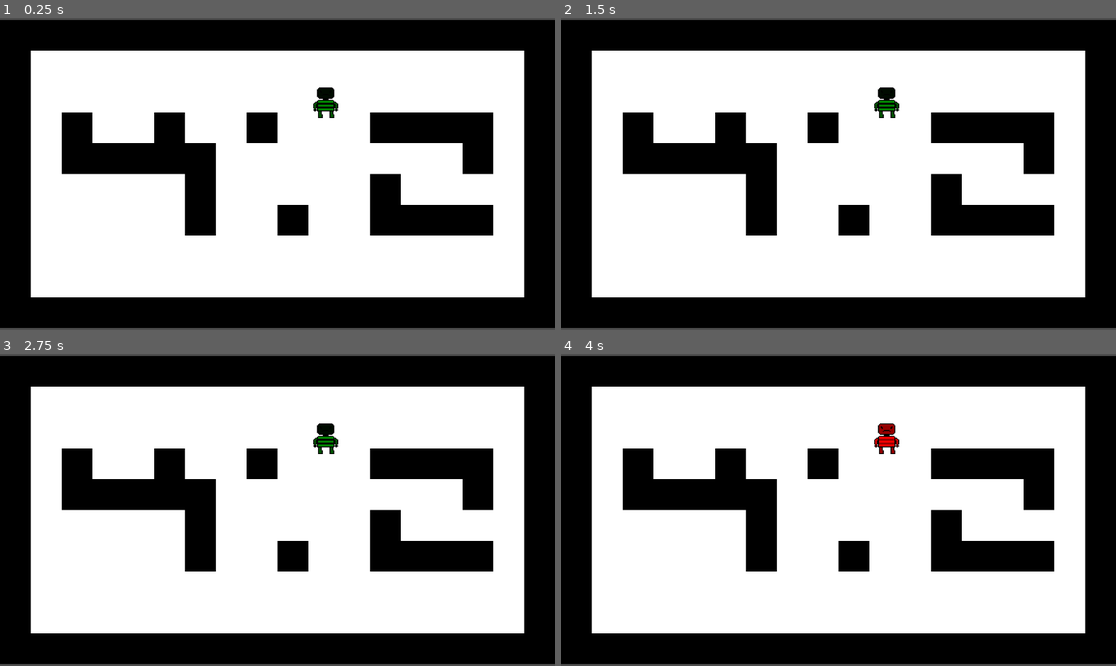
Above: before the commit, frames 1-4 (two rows, left to right).
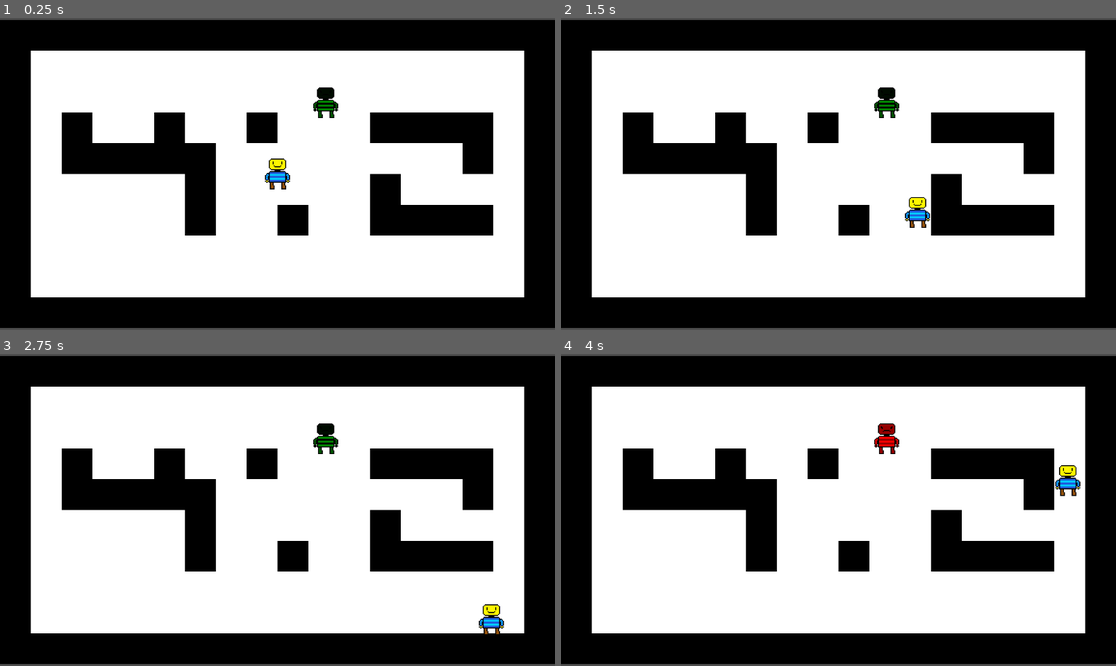
Above: after the commit, the same moments.

Repository: LegoMaster7001/fargo-game-jam-2025
Game: Godot game, scene res://Scenes/Game.tscn
Same seed, same stepped clock (60 frames per second), same inputs: the game is played once before the commit and once after it. The engine's default icon, where the game draws it, is replaced by a stand-in: a white triangle on a blue panel in a dark square.
Inputs:
- Up to frame 1 (0.25 s): no input
- Up to frame 2 (1.5 s): tap Enter at 0.5 s; hold Right (ui_right) 0.53-1.28 s; hold Space (action, bound only before the commit) 0.53-1.28 s; hold Down (ui_down) from 1.28 s (still down); tap Space (action, bound only before the commit) at 1.35 s
- Up to frame 3 (2.75 s): release Down (ui_down) at 2.03 s; hold Right (ui_right) from 2.03 s (still down); hold Space (action, bound only before the commit) from 2.03 s (still down)
- Up to frame 4 (4 s): release Right (ui_right) at 2.78 s; release Space (action, bound only before the commit) at 2.78 s; hold Up (ui_up) 2.78-3.53 s; tap Space (action, bound only before the commit) at 2.85 s; hold Left (ui_left) from 3.53 s (still down); hold Space (action, bound only before the commit) from 3.53 s (still down)

The runs differ from the first frame. In frame 1, 0.3% of the frame differs, in the area x 47-53%, y 44-56%; in frame 2, 0.3%, in the area x 61-67%, y 57-68%; in frame 3, 0.3%; in frame 4, 0.3%.
Error before the commit: Invalid access to property or key 'global_position' on a base object of type 'null instance'. (res://Scripts/enemy.gd:21)
Error after the commit: Invalid access to property or key 'global_position' on a base object of type 'Nil'. (res://Scripts/enemy.gd:19)

Commit message:
Revert "Feat/groundies"

Diff:
--- a/Scripts/Player.gd
+++ b/Player.gd
@@ -1,9 +1,6 @@
 extends CharacterBody2D
 
 const speed = 100
-
-@export var enemy: Enemy
-@export var groundies_area: GroundiesArea
 var dir : Vector2
 
 func _physics_process(delta: float):
@@ -14,9 +11,3 @@
 	dir.x = Input.get_axis("ui_left", "ui_right")
 	dir.y = Input.get_axis("ui_up", "ui_down")
 	dir = dir.normalized()
-
-	if event.is_action_pressed("action"):
-		groundies_area.call_groundies()
-
-	if event.is_action_pressed("debug_flip_role"):
-		enemy.flip_role()
--- a/Scenes/Game.tscn
+++ b/Scenes/Game.tscn
@@ -1,9 +1,8 @@
-[gd_scene load_steps=9 format=4 uid="uid://cxee8n6fod8oc"]
+[gd_scene load_steps=7 format=4 uid="uid://cxee8n6fod8oc"]
 
 [ext_resource type="Texture2D" uid="uid://cvj7th2nvu8uj" path="res://Images/2pixels.png" id="1_j5yw3"]
-[ext_resource type="PackedScene" uid="uid://vp2oiwo0fmc" path="res://Scenes/player.tscn" id="2_j5yw3"]
-[ext_resource type="PackedScene" uid="uid://bj3da0w8h862g" path="res://Scenes/enemy.tscn" id="3_kldst"]
-[ext_resource type="PackedScene" uid="uid://cj40knw577kg4" path="res://Scenes/groundies_area.tscn" id="4_kldst"]
+[ext_resource type="PackedScene" uid="uid://ktvyw4a0tc03" path="res://Scenes/player.tscn" id="2_j5yw3"]
+[ext_resource type="PackedScene" uid="uid://lrookntm6kpp" path="res://Scenes/enemy.tscn" id="3_kldst"]
 
 [sub_resource type="NavigationPolygon" id="NavigationPolygon_kldst"]
 vertices = PackedVector2Array(8, 8, -8, 8, -8, -8, 8, -8)
@@ -25,28 +24,16 @@
 custom_data_layer_0/type = 0
 sources/1 = SubResource("TileSetAtlasSource_b2bpf")
 
-[sub_resource type="RectangleShape2D" id="RectangleShape2D_b2bpf"]
-
 [node name="Node2D" type="Node2D"]
 
 [node name="TileMapLayer" type="TileMapLayer" parent="."]
 tile_map_data = PackedByteArray("AAD8//z/AQAAAAAAAAD8//3/AQAAAAAAAAD8//7/AQABAAAAAAD8////AQABAAAAAAD8/wAAAQAAAAAAAAD8/w …(2800 unchanged characters)…
 tile_set = SubResource("TileSet_kldst")
 
-[node name="Player" parent="." node_paths=PackedStringArray("enemy", "groundies_area") instance=ExtResource("2_j5yw3")]
-enemy = NodePath("../Enemy")
-groundies_area = NodePath("../GroundiesArea")
+[node name="Player" parent="." instance=ExtResource("2_j5yw3")]
 
 [node name="Camera2D" type="Camera2D" parent="."]
 zoom = Vector2(4, 4)
 
-[node name="Enemy" parent="." node_paths=PackedStringArray("player") instance=ExtResource("3_kldst")]
+[node name="Enemy" parent="." instance=ExtResource("3_kldst")]
 position = Vector2(25, -37)
-player = NodePath("../Player")
-
-[node name="GroundiesArea" parent="." node_paths=PackedStringArray("enemy") instance=ExtResource("4_kldst")]
-enemy = NodePath("../Enemy")
-
-[node name="CollisionShape2D" type="CollisionShape2D" parent="GroundiesArea"]
-position = Vector2(27, -4)
-shape = SubResource("RectangleShape2D_b2bpf")
--- a/Scenes/enemy.tscn
+++ b/Scenes/enemy.tscn
@@ -6,9 +6,12 @@
 [sub_resource type="CircleShape2D" id="CircleShape2D_b2bpf"]
 radius = 56.0
 
+[sub_resource type="CircleShape2D" id="CircleShape2D_kldst"]
+radius = 78.92
+
 [node name="Enemy" type="CharacterBody2D"]
 scale = Vector2(0.125, 0.125)
-collision_layer = 2
+collision_layer = 0
 collision_mask = 3
 motion_mode = 1
 wall_min_slide_angle = 0.0
@@ -25,13 +28,22 @@
 [node name="NavigationAgent2D" type="NavigationAgent2D" parent="."]
 debug_enabled = true
 
-[node name="PathfindingTimer" type="Timer" parent="."]
+[node name="Timer" type="Timer" parent="."]
 wait_time = 0.1
 autostart = true
 
-[node name="RoleFlipTimer" type="Timer" parent="."]
+[node name="Timer2" type="Timer" parent="."]
 wait_time = 3.0
 autostart = true
 
-[connection signal="timeout" from="PathfindingTimer" to="." method="_on_pathfinding_timer_timeout"]
-[connection signal="timeout" from="RoleFlipTimer" to="." method="_on_role_flip_timer_timeout"]
+[node name="TagZone" type="Area2D" parent="."]
+collision_layer = 0
+collision_mask = 4
+
+[node name="TagZoneCollision" type="CollisionShape2D" parent="TagZone"]
+shape = SubResource("CircleShape2D_kldst")
+
+[connection signal="timeout" from="Timer" to="." method="_on_timer_timeout"]
+[connection signal="timeout" from="Timer2" to="." method="_on_timer_2_timeout"]
+[connection signal="area_entered" from="TagZone" to="." method="_on_tag_zone_area_entered"]
+[connection signal="body_entered" from="TagZone" to="." method="_on_tag_zone_body_entered"]
--- a/Scenes/groundies_area.tscn
+++ /dev/null
@@ -1,8 +0,0 @@
-[gd_scene load_steps=2 format=3 uid="uid://cj40knw577kg4"]
-
-[ext_resource type="Script" path="res://Scripts/groundies_area.gd" id="1_q8jfx"]
-
-[node name="GroundiesArea" type="Area2D"]
-collision_layer = 2
-collision_mask = 2
-script = ExtResource("1_q8jfx")
--- a/Scenes/player.tscn
+++ b/Scenes/player.tscn
@@ -1,7 +1,7 @@
-[gd_scene load_steps=4 format=3 uid="uid://vp2oiwo0fmc"]
+[gd_scene load_steps=4 format=3 uid="uid://ktvyw4a0tc03"]
 
-[ext_resource type="Script" path="res://Scripts/Player.gd" id="1_cvnsp"]
-[ext_resource type="Texture2D" uid="uid://cntgj0ac7y8qk" path="res://Images/icon.svg" id="2_6t5aa"]
+[ext_resource type="Script" uid="uid://l34cd8anax55" path="res://Player.gd" id="1_cvnsp"]
+[ext_resource type="Texture2D" uid="uid://d0v4u8wbaq2ur" path="res://Images/PlayerRunAway.png" id="2_cvnsp"]
 
 [sub_resource type="CircleShape2D" id="CircleShape2D_gl6un"]
 radius = 56.0
--- a/Scripts/enemy.gd
+++ b/Scripts/enemy.gd
@@ -1,33 +1,36 @@
-class_name Enemy
 extends CharacterBody2D
 
 const speed = 20
 
 @export var player: Node2D
 @onready var nav_agent := $NavigationAgent2D as NavigationAgent2D
-@onready var initial_pos := global_position
-var hunted = true
+var test = true
 
 func _physics_process(delta: float) -> void:
 	var dir = to_local(nav_agent.get_next_path_position()).normalized()
 	velocity = dir * speed
 	move_and_slide()
-	if (hunted):
+	if (test):
 		$Sprite2D.modulate = Color(0, 1, 0)
 	else:
 		$Sprite2D.modulate = Color(1, 0, 0)
 
 func makepath():
 	nav_agent.target_position = player.global_position
-	if (hunted):
+	if (test):
 		nav_agent.target_position = -player.global_position
 
-func flip_role():
-	hunted = !hunted
+
+func _on_timer_timeout():
 	makepath()
 
-func _on_pathfinding_timer_timeout() -> void:
-	makepath()
 
-func _on_role_flip_timer_timeout() -> void:
-	flip_role()
+func _on_timer_2_timeout() -> void:
+	test = !test
+
+func _on_tag_zone_body_entered(body: Node2D) -> void:
+	print(body)
+	if(test):
+		print("You tagged me!")
+	else:
+		print("I tagged you!")
--- a/Scripts/groundies_area.gd
+++ /dev/null
@@ -1,11 +0,0 @@
-class_name GroundiesArea
-extends Area2D
-
-@export var enemy: Enemy
-
-func call_groundies() -> void:
-	if not overlaps_body(enemy):
-		print("not found")
-		return
-	print("noob down")
-	enemy.global_position = enemy.initial_pos
--- a/project.godot
+++ b/project.godot
@@ -14,16 +14,3 @@
 run/main_scene="res://Scenes/Game.tscn"
 config/features=PackedStringArray("4.5", "Forward Plus")
 config/icon="res://Images/icon.svg"
-
-[input]
-
-action={
-"deadzone": 0.2,
-"events": [Object(InputEventKey,"resource_local_to_scene":false,"resource_name":"","device":-1,"window_id":0,"alt_pressed":false,"shift_pressed":false,"ctrl_pressed":false,"meta_pressed":false,"pressed":false,"keycode":0,"physical_keycode":32,"key_label":0,"unicode":32,"location":0,"echo":false,"script":null)
-]
-}
-debug_flip_role={
-"deadzone": 0.2,
-"events": [Object(InputEventKey,"resource_local_to_scene":false,"resource_name":"","device":-1,"window_id":0,"alt_pressed":false,"shift_pressed":false,"ctrl_pressed":false,"meta_pressed":false,"pressed":false,"keycode":0,"physical_keycode":84,"key_label":0,"unicode":116,"location":0,"echo":false,"script":null)
-]
-}
Renamed: Scripts/Player.gd.uid -> Player.gd.uid
Not shown: 1 places in Scenes/enemy.tscn that only renumber resources
Not shown, removed: Scripts/groundies_area.gd.uid
